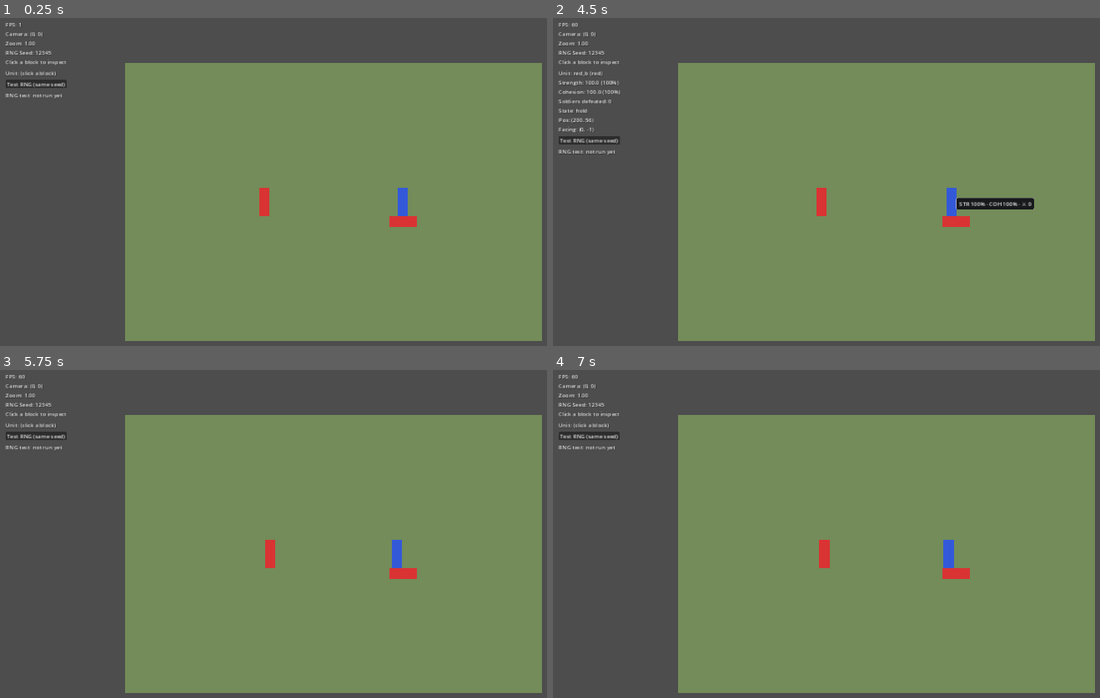
Above: before the commit, frames 1-4 (two rows, left to right).
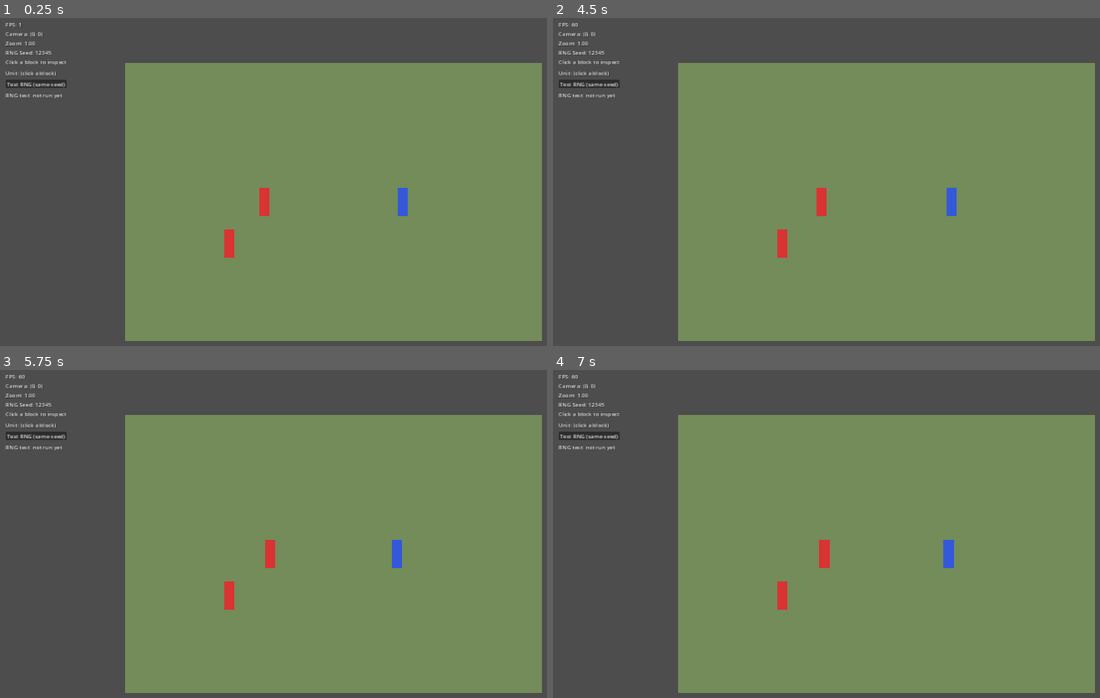
Above: after the commit, the same moments.

Repository: securejdm-cmd/formations
Game: Godot game, scene res://tests/scenario_03.tscn
Two runs of this game, one before a commit and one after it. Both use one fixed random seed, a clock stepped at 60 frames per second and the inputs below. This scene is started directly instead of the project's main scene.
Inputs (mouse positions are in pixels of both pictures, inside the frame that each line leads up to):
- Up to frame 1 (0.25 s): no input
- Up to frame 2 (4.5 s): click "Test RNG (same seed)" at 0.5 s; click "Test RNG (same seed)" at 1.25 s; click "Test RNG (same seed)" at 2 s; tap A at 2.75, 3.5, 4.25 s; drag from (821, 201) to (957, 221) at 2.77 s; drag from (952, 201) to (853, 277) at 3.52 s; move the mouse to (957, 221) at 4.27 s; click (957, 221) at 4.42 s
- Up to frame 3 (5.75 s): tap A at 5 s; drag from (300, 629) to (404, 573) at 5.02 s
- Up to frame 4 (7 s): tap A at 5.75, 6.5 s; move the mouse to (1089, 609) at 5.77 s; click (1089, 609) at 5.92 s; drag from (684, 497) to (957, 573) at 6.52 s

The runs differ from the first frame. In frame 1, 0.3% of the frame differs, in the area x 41-77%, y 60-74%; in frame 2, 1.7%, in the area x 0-88%, y 15-74%; in frame 3, 0.3%; in frame 4, 0.3%.

Commit message:
WO-008 addendum: allied overlap assertion and S3 scripted reposition
- Add CombatResolver.units_overlap() with explicit allied OBB checks
- Label allied vs enemy pairs in scenario_01 overlap assertion
- Scenario 03: west/south reserve spawn, post-combat flank release, one-time
  east correction for allied clearance, reserve return on blue rout
- S3 allied-only overlap assertion after combat shifts
- Autotest S3 overlap gate; RNG state capture/restore helpers
- Update WO-008 completion report with addendum results

Co-authored-by: securejdm-cmd <securejdm-cmd@users.noreply.github.com>

Diff:
--- a/scripts/combat_resolver.gd
+++ b/scripts/combat_resolver.gd
@@ -38,6 +38,19 @@
 
 static func units_penetrating(unit_a: Unit, unit_b: Unit) -> bool:
 	return _raw_center_gap_m(unit_a, unit_b) < -CONTACT_EPSILON_M
+
+
+static func units_overlap(unit_a: Unit, unit_b: Unit) -> bool:
+	if unit_a.team_id == unit_b.team_id:
+		return FormationGeometry.rectangles_overlap(unit_a, unit_b)
+	if is_head_on_pair(unit_a, unit_b):
+		return units_penetrating(unit_a, unit_b)
+	if (
+		EdgeContact.units_have_contact(unit_a, unit_b)
+		or EdgeContact.units_have_contact(unit_b, unit_a)
+	):
+		return false
+	return FormationGeometry.rectangles_overlap(unit_a, unit_b)
 
 
 static func _raw_center_gap_m(unit_a: Unit, unit_b: Unit) -> float:
--- a/scripts/rng_service.gd
+++ b/scripts/rng_service.gd
@@ -16,6 +16,14 @@
 	return _current_seed
 
 
+func capture_state() -> int:
+	return _rng.state
+
+
+func restore_state(state: int) -> void:
+	_rng.state = state
+
+
 func randf_wobble(pct: float) -> float:
 	return 1.0 + _rng.randf_range(-pct, pct)
 
--- a/scripts/scenario_01.gd
+++ b/scripts/scenario_01.gd
@@ -498,6 +498,8 @@
 
 
 func _assert_no_overlaps() -> void:
+	# All unit pairs including allies — enemy head-on uses center-gap penetration;
+	# all other pairs (allied or angled) use oriented-box overlap.
 	for i in _units.size():
 		var unit_a := _units[i]
 		if unit_a.get_state() == Unit.State.REMOVED:
@@ -506,12 +508,14 @@
 			var unit_b := _units[j]
 			if unit_b.get_state() == Unit.State.REMOVED:
 				continue
-			if CombatResolver.units_penetrating(unit_a, unit_b):
-				_overlap_assertion_failed = true
-				push_error(
-					"Overlap detected at tick %d between %s and %s"
-					% [_sim_tick_count, unit_a.unit_id, unit_b.unit_id]
-				)
+			if not CombatResolver.units_overlap(unit_a, unit_b):
+				continue
+			_overlap_assertion_failed = true
+			var relation := "allied" if unit_a.team_id == unit_b.team_id else "enemy"
+			push_error(
+				"Overlap detected at tick %d between %s and %s (%s)"
+				% [_sim_tick_count, unit_a.unit_id, unit_b.unit_id, relation]
+			)
 
 
 func _write_trace_header() -> void:
--- a/scripts/scenario_03.gd
+++ b/scripts/scenario_03.gd
@@ -3,11 +3,16 @@
 
 const TRACE_PREFIX := "scenario_03"
 const FLANK_DELAY_SEC := 10.0
-
+const FLANK_CORRECTION_EAST_DEPTH_SCALE := 0.55
+
+var _red_a: Unit = null
 var _red_b: Unit = null
 var _blue_a: Unit = null
 var _flank_released: bool = false
+var _flank_release_aborted: bool = false
+var _flank_overlap_corrected: bool = false
 var _blue_a_strength_at_rout: float = -1.0
+var _flank_candidate_scales: Array[Vector2] = []
 
 
 func _ready() -> void:
@@ -36,14 +41,14 @@
 	var start_distance_m := Constants.get_float("scenario_01_start_distance_m")
 	var half_distance_px := start_distance_m * 0.5 * Constants.get_float("px_per_meter")
 	var px_per_meter := Constants.get_float("px_per_meter")
-	var flank_standoff_m := 8.0
-	var flank_standoff_px := flank_standoff_m * px_per_meter
+	var half_frontage_px := float(profile.get("formation_frontage_m", 40.0)) * 0.5 * px_per_meter
 
 	var red_a: Unit = UNIT_SCENE.instantiate()
 	add_child(red_a)
 	red_a.configure("red_a", "red", profile, Vector2(-half_distance_px, 0.0), Vector2.RIGHT)
 	red_a.set_march_to(Vector2(half_distance_px, 0.0))
 	_units.append(red_a)
+	_red_a = red_a
 
 	_blue_a = UNIT_SCENE.instantiate()
 	add_child(_blue_a)
@@ -51,25 +56,59 @@
 	_blue_a.set_march_to(Vector2(-half_distance_px, 0.0))
 	_units.append(_blue_a)
 
-	var right := FormationGeometry.right_vector(_blue_a.facing)
-	var half_frontage_px := _blue_a.effective_frontage_m() * 0.5 * px_per_meter
-	var left_edge_center := _blue_a.position + right * (-half_frontage_px)
-	var spawn_pos := left_edge_center + (-right) * flank_standoff_px
+	# Hold red_b west/south of the march lane until scripted flank release.
+	var reserve_pos := Vector2(
+		-half_distance_px * 1.5,
+		float(profile.get("formation_frontage_m", 40.0)) * px_per_meter * 1.5,
+	)
 
 	_red_b = UNIT_SCENE.instantiate()
 	add_child(_red_b)
-	_red_b.configure("red_b", "red", profile, spawn_pos, right.normalized())
+	_red_b.configure("red_b", "red", profile, reserve_pos, Vector2.LEFT)
 	_red_b.current_order = Unit.Order.HOLD
 	_units.append(_red_b)
 
 
 func _update_movement(delta: float) -> void:
+	super._update_movement(delta)
+
+
+func advance_one_tick() -> void:
+	if _battle_over:
+		return
+
+	var tick_interval := CombatResolver.tick_interval()
+	_sim_tick_count += 1
+	_update_movement(tick_interval)
+	_combat_tick()
 	_maybe_release_flank()
-	super._update_movement(delta)
+	_maybe_correct_flank_overlap()
+	_assert_no_overlaps()
+	_track_rout_state()
+	_update_victory_state(tick_interval)
+	var ticks_per_sec := int(Constants.get_float("tick_rate_per_sec"))
+	if _sim_tick_count % ticks_per_sec == 0:
+		_log_trace_row()
+	_check_epilogue_end()
+
+
+func _assert_no_overlaps() -> void:
+	# S3 addendum: explicitly assert allied pairs after combat shifts.
+	if _red_a != null and _red_b != null:
+		if (
+			_red_a.get_state() != Unit.State.REMOVED
+			and _red_b.get_state() != Unit.State.REMOVED
+			and CombatResolver.units_overlap(_red_a, _red_b)
+		):
+			_overlap_assertion_failed = true
+			push_error(
+				"Overlap detected at tick %d between %s and %s (allied)"
+				% [_sim_tick_count, _red_a.unit_id, _red_b.unit_id]
+			)
 
 
 func _maybe_release_flank() -> void:
-	if _flank_released or _red_b == null or _blue_a == null:
+	if _flank_released or _flank_release_aborted or _red_b == null or _blue_a == null or _red_a == null:
 		return
 	if _first_contact_tick < 0:
 		return
@@ -78,13 +117,118 @@
 		return
 
 	var px_per_meter := Constants.get_float("px_per_meter")
+	var half_depth_px := _blue_a.effective_depth_m() * 0.5 * px_per_meter
 	var half_frontage_px := _blue_a.effective_frontage_m() * 0.5 * px_per_meter
-	_red_b.position = _blue_a.position + Vector2(0.0, half_frontage_px * 0.5)
-	_red_b.facing = Vector2.UP
+	var reserve_pos := _red_b.position
+	var reserve_facing := _red_b.facing
+
+	var default_scales: Array[Vector2] = [
+		Vector2(2.10, 0.58), Vector2(2.35, 0.54), Vector2(2.60, 0.62),
+		Vector2(2.80, 0.66), Vector2(3.00, 0.70), Vector2(3.20, 0.80),
+		Vector2(3.50, 0.58),
+	]
+	var scales: Array[Vector2] = _flank_candidate_scales if not _flank_candidate_scales.is_empty() else default_scales
+	var candidate_offsets: Array[Vector2] = []
+	for scale in scales:
+		candidate_offsets.append(Vector2(half_depth_px * scale.x, half_frontage_px * scale.y))
+	var chosen_offset := Vector2.ZERO
+	for offset in candidate_offsets:
+		_red_b.position = _blue_a.position + offset
+		_red_b.facing = (_blue_a.position - _red_b.position).normalized()
+		if _red_b.facing.length_squared() <= 0.0001:
+			_red_b.facing = Vector2.UP
+		_red_b.rotation = _red_b.facing.angle()
+		if CombatResolver.units_overlap(_red_b, _red_a):
+			continue
+		if not EdgeContact.units_have_contact(_red_b, _blue_a):
+			continue
+		chosen_offset = offset
+		break
+
+	if chosen_offset == Vector2.ZERO:
+		_red_b.position = reserve_pos
+		_red_b.facing = reserve_facing
+		_red_b.rotation = _red_b.facing.angle()
+		_flank_release_aborted = true
+		push_error(
+			"ESCALATE WO-008 S3: no scripted flank position avoids allied overlap with red_a"
+		)
+		return
+
+	_red_b.position = _blue_a.position + chosen_offset
+	_red_b.facing = (_blue_a.position - _red_b.position).normalized()
 	_red_b.rotation = _red_b.facing.angle()
 	_red_b.add_contact_partner(_blue_a)
 	_blue_a.add_contact_partner(_red_b)
 	_flank_released = true
+
+
+func _maybe_correct_flank_overlap() -> void:
+	if (
+		not _flank_released
+		or _flank_overlap_corrected
+		or _flank_release_aborted
+		or _red_b == null
+		or _red_a == null
+		or _blue_a == null
+	):
+		return
+	if not CombatResolver.units_overlap(_red_b, _red_a):
+		return
+
+	var px_per_meter := Constants.get_float("px_per_meter")
+	var correction := Vector2(
+		_red_a.effective_depth_m() * px_per_meter * FLANK_CORRECTION_EAST_DEPTH_SCALE,
+		0.0,
+	)
+	_red_b.position += correction
+	_red_b.facing = (_blue_a.position - _red_b.position).normalized()
+	if _red_b.facing.length_squared() <= 0.0001:
+		_red_b.facing = Vector2.UP
+	_red_b.rotation = _red_b.facing.angle()
+	_flank_overlap_corrected = true
+
+	if CombatResolver.units_overlap(_red_b, _red_a):
+		push_error(
+			"ESCALATE WO-008 S3: scripted flank correction still overlaps red_a"
+		)
+		return
+	if not EdgeContact.units_have_contact(_red_b, _blue_a):
+		push_error(
+			"ESCALATE WO-008 S3: scripted flank correction broke blue_a contact"
+		)
+
+
+func _track_rout_state() -> void:
+	if _blue_a != null and _red_b != null:
+		if _blue_a.get_state() == Unit.State.ROUTING:
+			if _red_b.has_contact_with(_blue_a):
+				_red_b.remove_contact_partner(_blue_a)
+				_blue_a.remove_contact_partner(_red_b)
+				_red_b.clear_bump_state()
+			_return_red_b_to_reserve()
+	super._track_rout_state()
+
+
+func _return_red_b_to_reserve() -> void:
+	if _red_b == null or not _flank_released:
+		return
+	var profile := UnitProfileLoader.load_profile("test_infantry")
+	var start_distance_m := Constants.get_float("scenario_01_start_distance_m")
+	var half_distance_px := start_distance_m * 0.5 * Constants.get_float("px_per_meter")
+	var px_per_meter := Constants.get_float("px_per_meter")
+	var reserve_pos := Vector2(
+		-half_distance_px * 1.5,
+		float(profile.get("formation_frontage_m", 40.0)) * px_per_meter * 1.5,
+	)
+	_red_b.position = reserve_pos
+	_red_b.facing = Vector2.LEFT
+	_red_b.rotation = _red_b.facing.angle()
+	_red_b.current_order = Unit.Order.HOLD
+	if _red_a != null and CombatResolver.units_overlap(_red_b, _red_a):
+		push_error(
+			"ESCALATE WO-008 S3: red_b reserve reposition overlaps red_a after blue rout"
+		)
 
 
 func _on_first_rout() -> void:
@@ -132,6 +276,10 @@
 	)
 
 
+func set_flank_candidate_scales(scales: Array[Vector2]) -> void:
+	_flank_candidate_scales = scales
+
+
 func get_blue_a_strength_at_rout() -> float:
 	return _blue_a_strength_at_rout
 
--- a/tests/scenario_wo008_autotest.gd
+++ b/tests/scenario_wo008_autotest.gd
@@ -191,6 +191,9 @@
 	if drains.get("left", 0.0) <= 0.0 and drains.get("right", 0.0) <= 0.0 and drains.get("rear", 0.0) <= 0.0:
 		push_error("S3 missing flank-edge drain on blue_a")
 		_exit_code = 1
+	if _scenario.had_overlap_failure():
+		push_error("S3 overlap assertion failed (includes allied pairs)")
+		_exit_code = 1
 
 
 func _print_s4_table() -> void:
Not shown, changed: docs/reports/WO-008_completion.md
